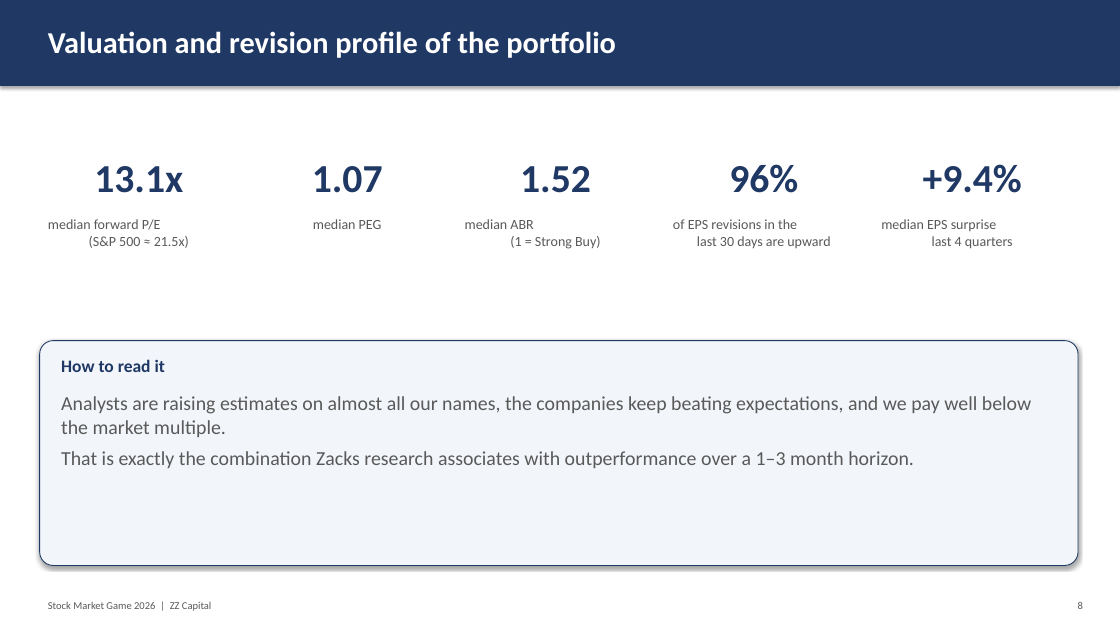
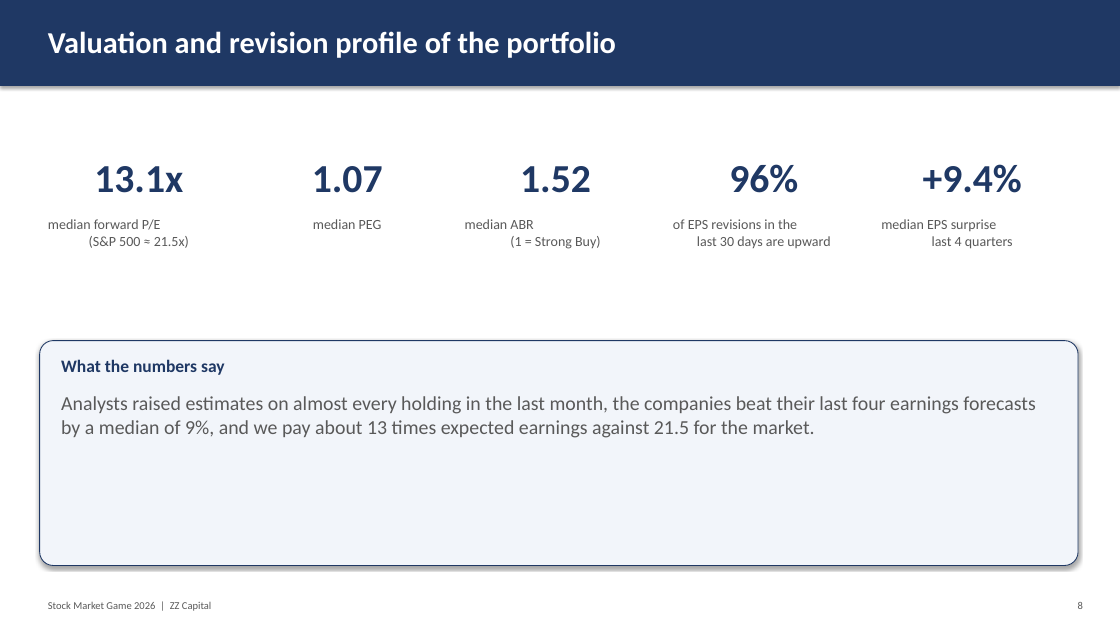
Before and after one commit to cristianozonta220405-afk/Uni, a slide deck: slide 8 of SMG/out/presentazione_strategia.pptx. Drawn at 1120x630 pixels with LibreOffice and Linux fonts; fonts in the diff are those of the drawing. Boxes give left, top, right and bottom in pixels: in the first picture for what was removed or moved away, otherwise in the second. Text is boxed around its words. In the diff, an @@ line names an element or a change of style, - is before the commit and + after.

```diff
--- a/SMG/out/presentazione_strategia.pptx
+++ b/SMG/out/presentazione_strategia.pptx
@@ text at (61, 359, 225, 375): text changed @@
-How to read it
+What the numbers say
@@ text at (61, 396, 1035, 438): text changed @@
-Analysts are raising estimates on almost all our names, the companies keep beating expectations, and we pay well below the market multiple.
-That is exactly the combination Zacks research associates with outperformance over a 1–3 month horizon.
+Analysts raised estimates on almost every holding in the last month, the companies beat their last four earnings forecasts by a median of 9%, and we pay about 13 times expected earnings against 21.5 for the market.
```
Also in this commit, not shown: 11 other slides changed, 1 other file.
